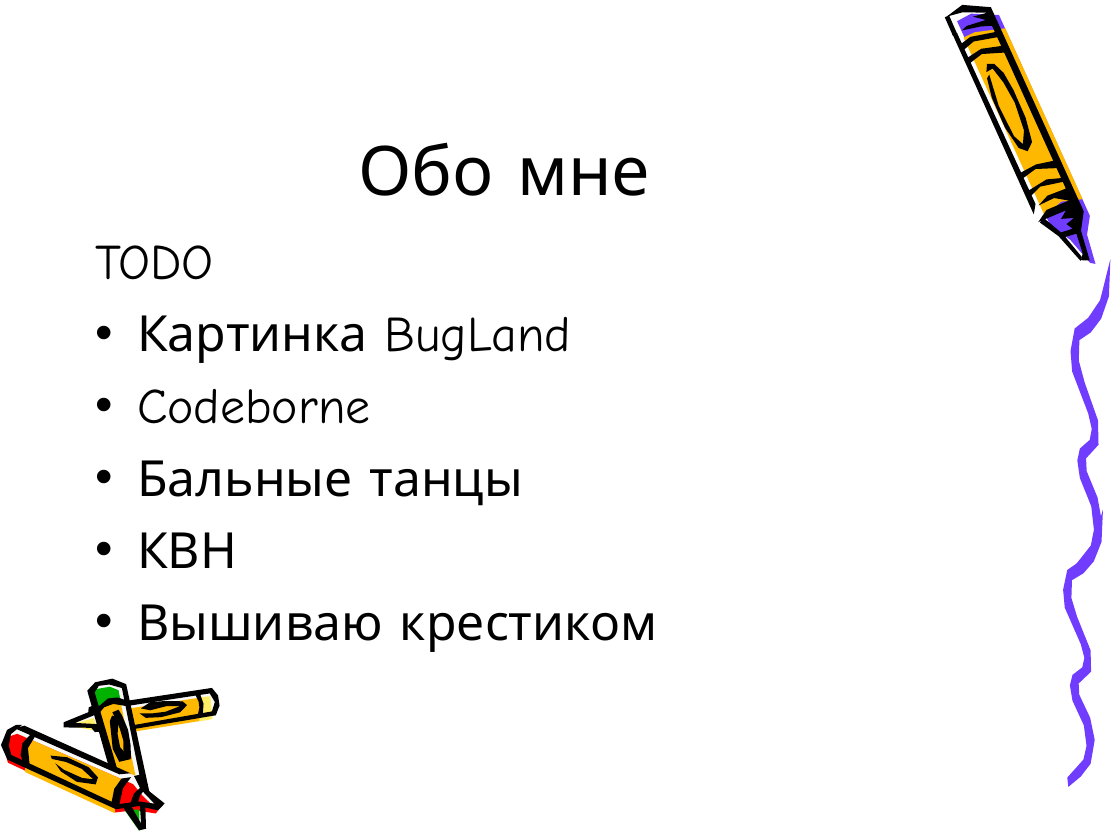
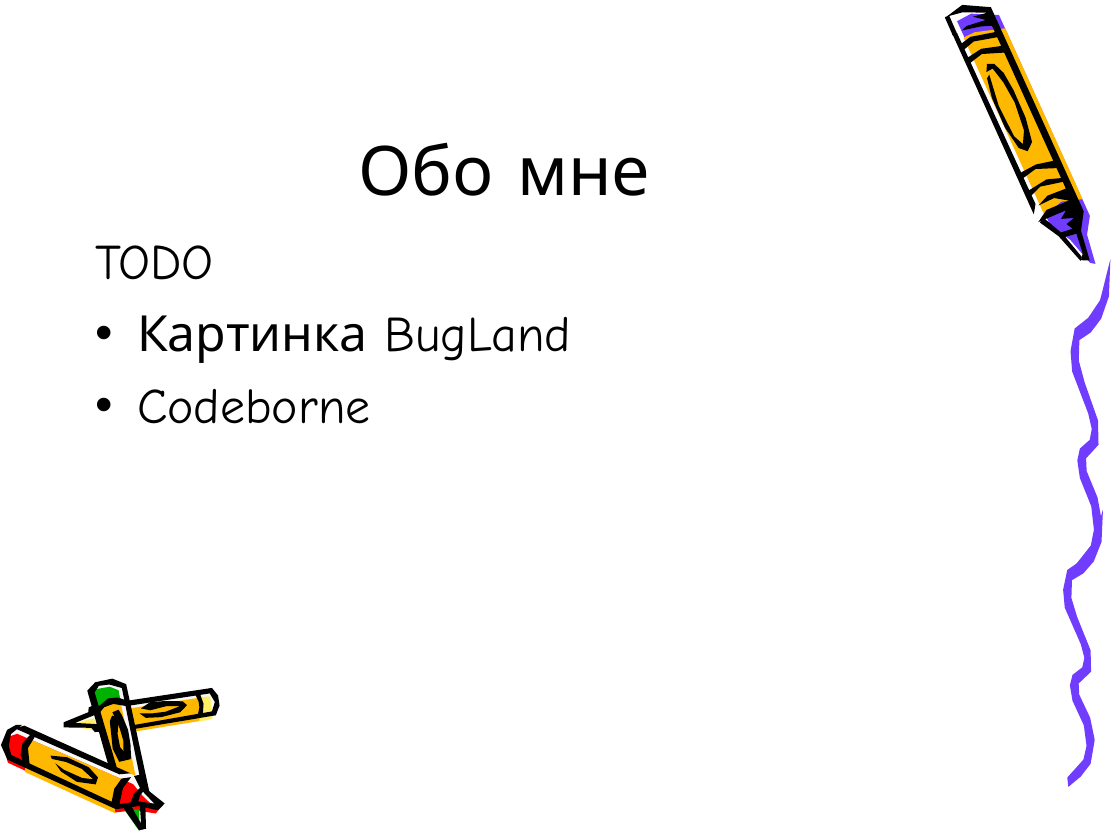
Before and after one commit to asolntsev/presentations, a slide deck: slide 2 of bdd/bdd.devclub.ru.ppt. Drawn at 1120x840 pixels with LibreOffice and Linux fonts; fonts in the diff are those of the drawing. Boxes give left, top, right and bottom in pixels: in the first picture for what was removed or moved away, otherwise in the second. Text is boxed around its words. In the diff, an @@ line names an element or a change of style, - is before the commit and + after.

Commit message:
removed crap

```diff
--- a/bdd/bdd.devclub.ru.ppt
+++ b/bdd/bdd.devclub.ru.ppt
@@ text at bbox=[137, 460, 658, 652]: paragraphs removed @@
-• Бальные танцы
-• КВН
-• Вышиваю крестиком
```
